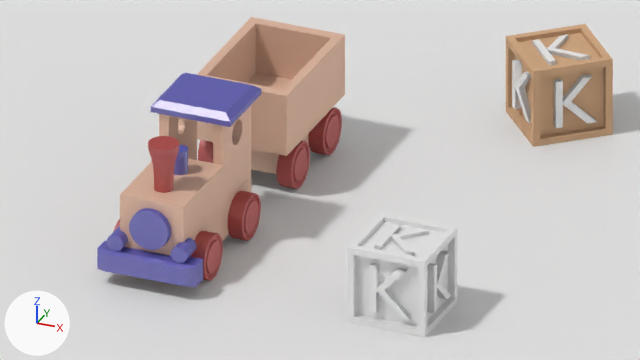
The Blender file blender/toys.blend as it was, and as the next commit left it.
One viewpoint serves both versions: the file's camera 'Camera'. Every picture has the same lights, and +X, +Y and +Z are marked at lower left.
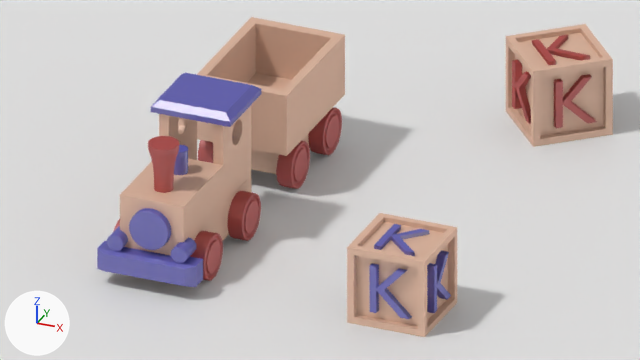
The change, as a diff of the scene's bpy script:
```diff
--- a/blender/toys.blend.py
+++ b/blender/toys.blend.py
@@ me_cube_003 @@
 me_cube_003.from_pydata(...)  # 56 vertices, 54 faces; spans x -1.0..1.0, y -1.0..1.0, z -1.0..1.0
-me_cube_003.materials.append(mat_wood)  # brown #cfa884
+me_cube_003.materials.append(mat_wood_1)
@@ me_cube_009 @@
 me_cube_009.from_pydata(...)  # 56 vertices, 54 faces; spans x -1.0..1.0, y -1.0..1.0, z -1.0..1.0
+me_cube_009.materials.append(mat_wood_1)
@@ txt_k @@
 txt_k.body = 'K'
+txt_k.materials.append(mat_blue)
 txt_k.extrude = 0.077
@@ txt_k_001 @@
 txt_k_001.body = 'K'
+txt_k_001.materials.append(mat_blue)
 txt_k_001.extrude = 0.077
@@ txt_k_003 @@
 txt_k_003.body = 'K'
+txt_k_003.materials.append(mat_blue)
 txt_k_003.extrude = 0.077
@@ txt_k_004 @@
 txt_k_004.body = 'K'
+txt_k_004.materials.append(mat_red)
 txt_k_004.extrude = 0.077
@@ txt_k_005 @@
 txt_k_005.body = 'K'
+txt_k_005.materials.append(mat_red)
 txt_k_005.extrude = 0.077
@@ txt_k_007 @@
 txt_k_007.body = 'K'
+txt_k_007.materials.append(mat_red)
 txt_k_007.extrude = 0.077
```

Pixel boxes [x1, y1, x2, y2] of what changed, in the pictures (640 x 360 px):
'Cube.007', recoloured: [347, 213, 457, 337] in both
'Cube.008', recoloured: [506, 24, 613, 147] in both
